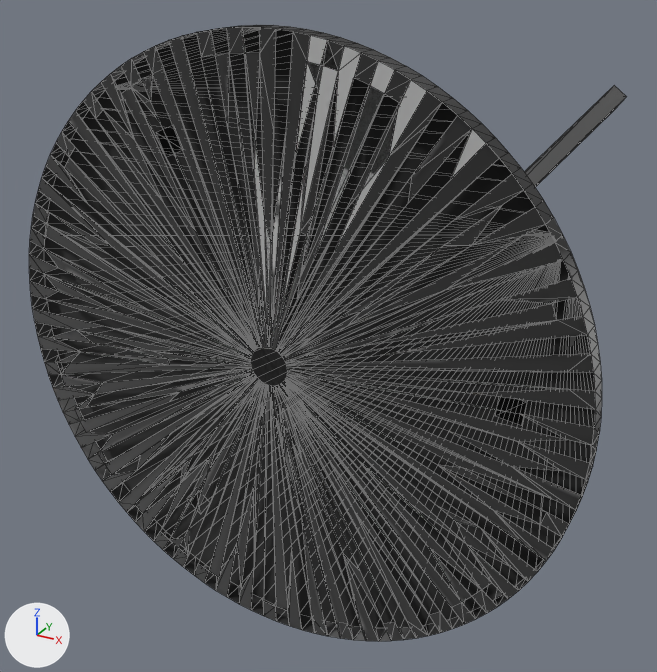
Renders of the OBJ model tokenhsi/data/dataset_dynamic_objects/train/Table_Circle/8696652d-9dea-4e56-8094-656a0e02bcff/original_geom/mesh.obj from each side of a commit.
Before and after are seen from a 50 mm camera at (0.475, -1.115, 0.417) aimed at (-0.086, -0.094, -0.094). The axes (+X, +Y, +Z) are drawn at lower left. The lights are the same throughout. Mesh edges are drawn as thin lines. Where no turn or scale is listed for an object, it has been applied to the vertices. Vertices at the same position are counted once.
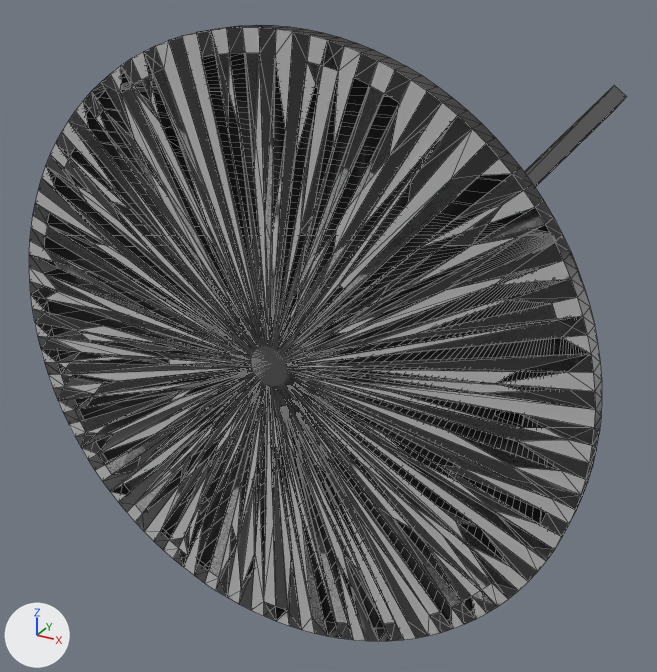
Pixel boxes [x1, y1, x2, y2] of what changed, in the pictures (657 x 672 px):
part 1 of me_mesh, added: after [29, 27, 595, 641]

Patch to the scene script:
```diff
--- a/tokenhsi/data/dataset_dynamic_objects/train/Table_Circle/8696652d-9dea-4e56-8094-656a0e02bcff/original_geom/mesh.obj.py
+++ b/tokenhsi/data/dataset_dynamic_objects/train/Table_Circle/8696652d-9dea-4e56-8094-656a0e02bcff/original_geom/mesh.obj.py
@@ me_mesh @@
 # used by ob_mesh; location = (0.0, 0.0, 0.0)
-me_mesh.from_pydata(...)  # 793 vertices, 1051 faces; spans x -0.341..0.341, y -0.382..0.382, z -0.341..0.341
+me_mesh.from_pydata(...)  # 920 vertices, 1444 faces; spans x -0.341..0.341, y -0.382..0.382, z -0.341..0.341
+# me_mesh part 1
+# 127 vertices are added at x -0.318..0.303, y -0.382, z -0.249..0.318
+# 393 new faces join them
 me_mesh.materials.append(mat_material_0)
```
